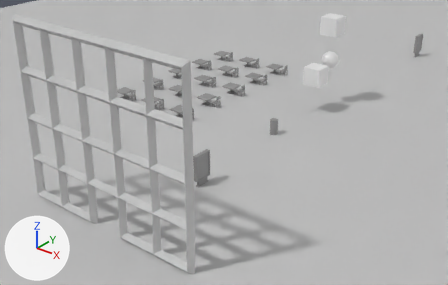
The Blender file blender/level.blend as it was, and as the next commit left it.
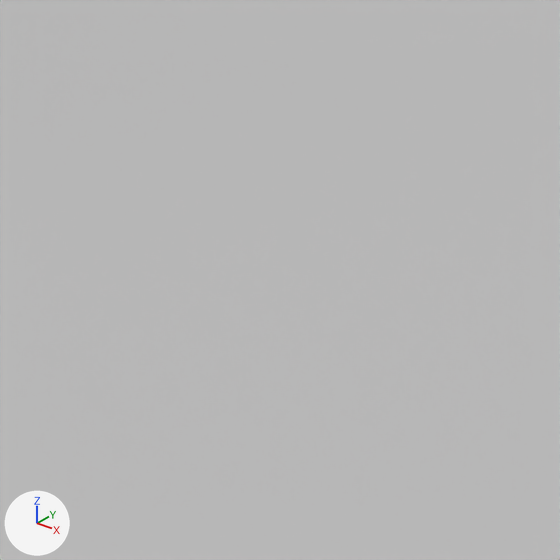
The first picture shows the older version from a 50 mm camera at (32.8, -50.6, 27.5) aimed at (-6.1, -2.0, -2.6). The close-ups show both versions on the part from 80% to 91% of the width and 40% to 57% of the height of that picture; other places that the commit changed are outside them. Lighting does not change. The marker at lower left points along +X, +Y and +Z.

Names of what the first close-up shows: 'Floor-col'.
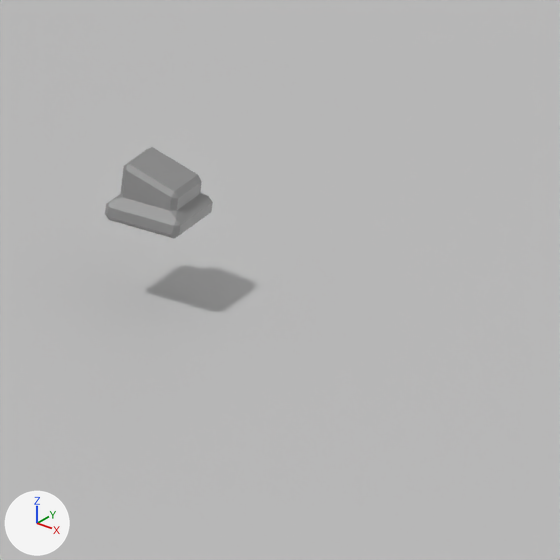
Patch to the scene script:
```diff
--- a/blender/level.blend.py
+++ b/blender/level.blend.py
@@ me_cube_001_1 @@
+me_cube_001_1.from_pydata([(-0.358, -0.358, 0.0), (-0.271, -0.271, 0.185), (-0.358, 0.358, 0.0), (-0.271, 0.271, 0.185), (0.358, -0.358, 0.0), (0.271, -0.271, 0.185), (0.358, 0.358, 0.0), (0.271, 0.271, 0.185), (-0.358, -0.358, 0.185), (-0.358, 0.358, 0.185), (0.358, 0.358, 0.185), (0.358, -0.358, 0.185), (-0.271, -0.271, 0.39), (-0.271, 0.271, 0.553), (0.271, 0.271, 0.553), (0.271, -0.271, 0.39)], [], [(0, 8, 9, 2), (2, 9, 10, 6), (6, 10, 11, 4), (4, 11, 8, 0), (2, 6, 4, 0), (1, 5, 15, 12), (1, 3, 9, 8), (3, 7, 10, 9), (7, 5, 11, 10), (5, 1, 8, 11), (14, 13, 12, 15), (7, 3, 13, 14), (5, 7, 14, 15), (3, 1, 12, 13)])
+me_cube_001_1.materials.append(mat_assetmaterial_001)  # grey #8f8f8f
@@ ob_cash_register @@
+ob_cash_register = bpy.data.objects.new('Cash Register', me_cube_001_1)
+ob_cash_register.location = (8.56, 4.0, 0.79)
+ob_cash_register.rotation_euler = (0.0, 0.0, 1.571)  # degrees (0, 0, 90)
+_m = ob_cash_register.modifiers.new('Bevel', 'BEVEL')
```

Location of each change, [x1, y1, x2, y2] in pixels of the close-ups (560 x 560 px):
'Cash Register', added: after [105, 147, 213, 238]
